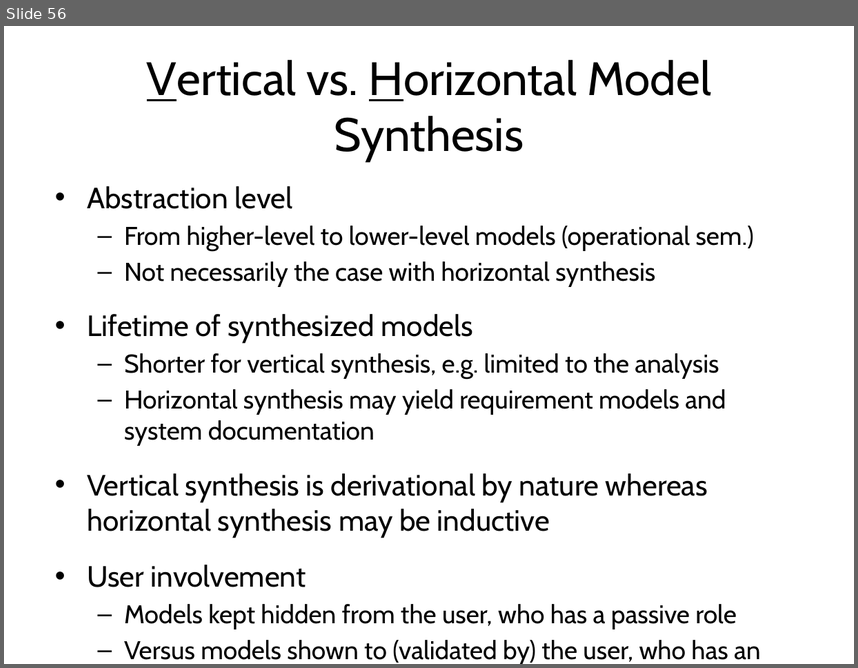
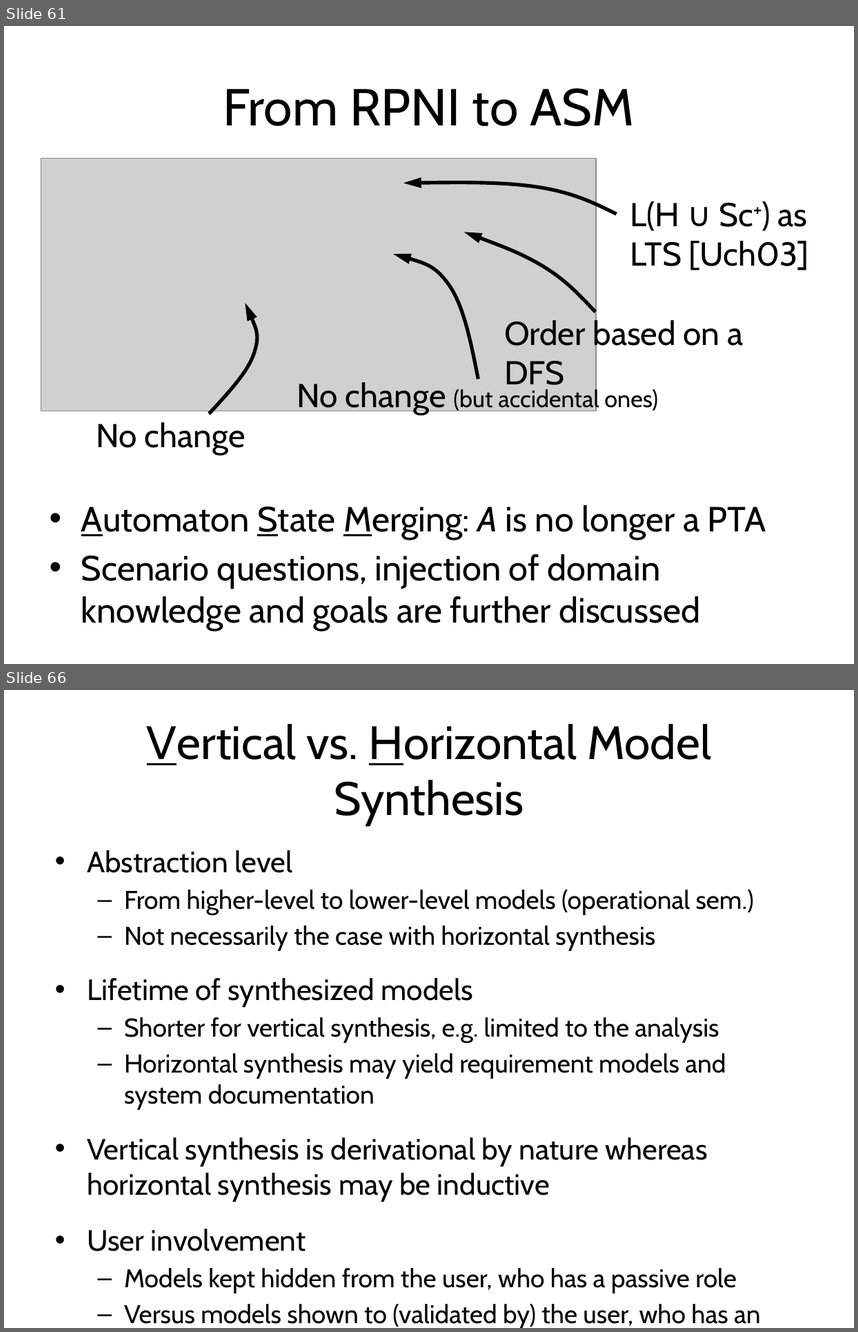
Before and after one commit to blambeau/phd, a slide deck: private-defense/slides.pptx. Shown one above the other, each under a label of ours: slide 56 before the commit, slides 61 and 66 after it; the slides between them are not shown. The pictures are 858x668 and 858x1332 pixels, drawn with LibreOffice and Linux fonts; fonts in the diff are those of the drawing; grey boxes stand for pictures. Boxes give left, top, right and bottom in pixels: in the first picture for what was removed or moved away, otherwise in the second. Text is boxed around its words. In the diff, an @@ line names an element or a change of style, - is before the commit and + after.

```diff
--- a/private-defense/slides.pptx
+++ b/private-defense/slides.pptx
@@ slide 61 added at bbox=[4, 26, 854, 664], background #FFFFFF @@
@@ title added at bbox=[223, 88, 634, 126], 44 pt, text #000000 @@
+From RPNI to ASM
@@ group added at bbox=[41, 158, 809, 454]: 4 texts, 4 freeform shapes, 1 picture @@
+L(H ∪ Sc+) as
+LTS [Uch03]
+No change
+No change (but accidental ones)
+Order based on a DFS
@@ text added at bbox=[81, 505, 766, 630], 29.6 pt, text #000000 @@
+• Automaton State Merging: A is no longer a PTA
+• Scenario questions, injection of domain knowledge and goals are further discussed
@@ what was slide 56 is now slide 66 @@
```
Also in this commit, not shown: 13 slides changed, 11 other slides added, 6 slides removed.
